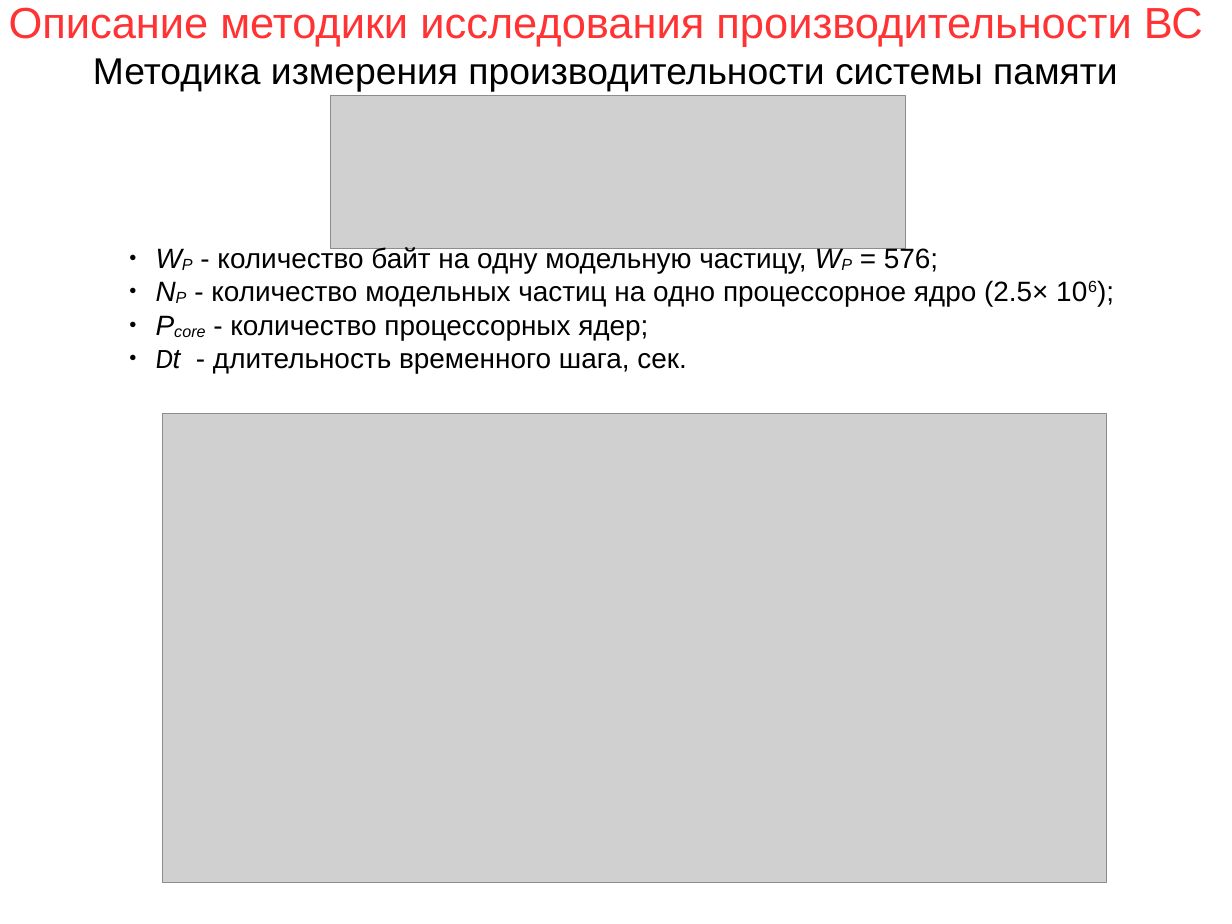
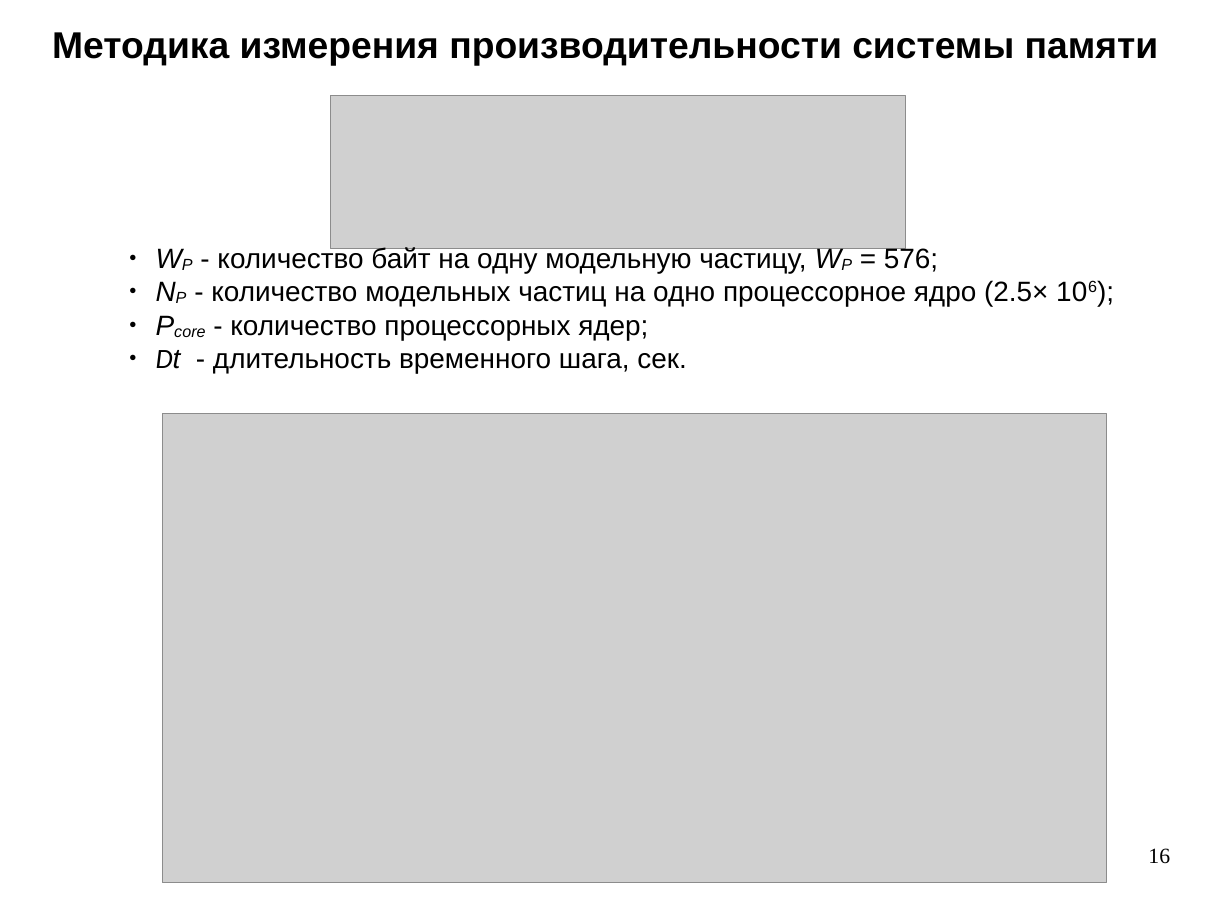
Before and after one commit to snytav/Russian-Phd-LaTeX-Dissertation-Template, a slide deck: slide 16 of Presentation/presentation_SnytnikovAV.odp (slide 17 before the commit). Drawn at 1232x924 pixels with LibreOffice and Linux fonts; fonts in the diff are those of the drawing; grey boxes stand for pictures. Boxes give left, top, right and bottom in pixels: in the first picture for what was removed or moved away, otherwise in the second. Text is boxed around its words. In the diff, an @@ line names an element or a change of style, - is before the commit and + after.

```diff
--- a/Presentation/presentation_SnytnikovAV.odp
+++ b/Presentation/presentation_SnytnikovAV.odp
@@ title at (x1=52, y1=32, x2=1159, y2=66): text changed; size 28 to 24 pt; text colour #FF3333 to #000000; bold on @@
-Описание методики исследования производительности ВС
-Методика измерения производительности системы памяти
+Методика измерения производительности системы памяти
@@ page number added at (x1=1148, y1=848, x2=1170, y2=864), 14 pt, text #000000 @@
+16
```
Also in this commit, not shown: 27 other slides changed, 6 slides added, 24 slides removed, 4 other files.
